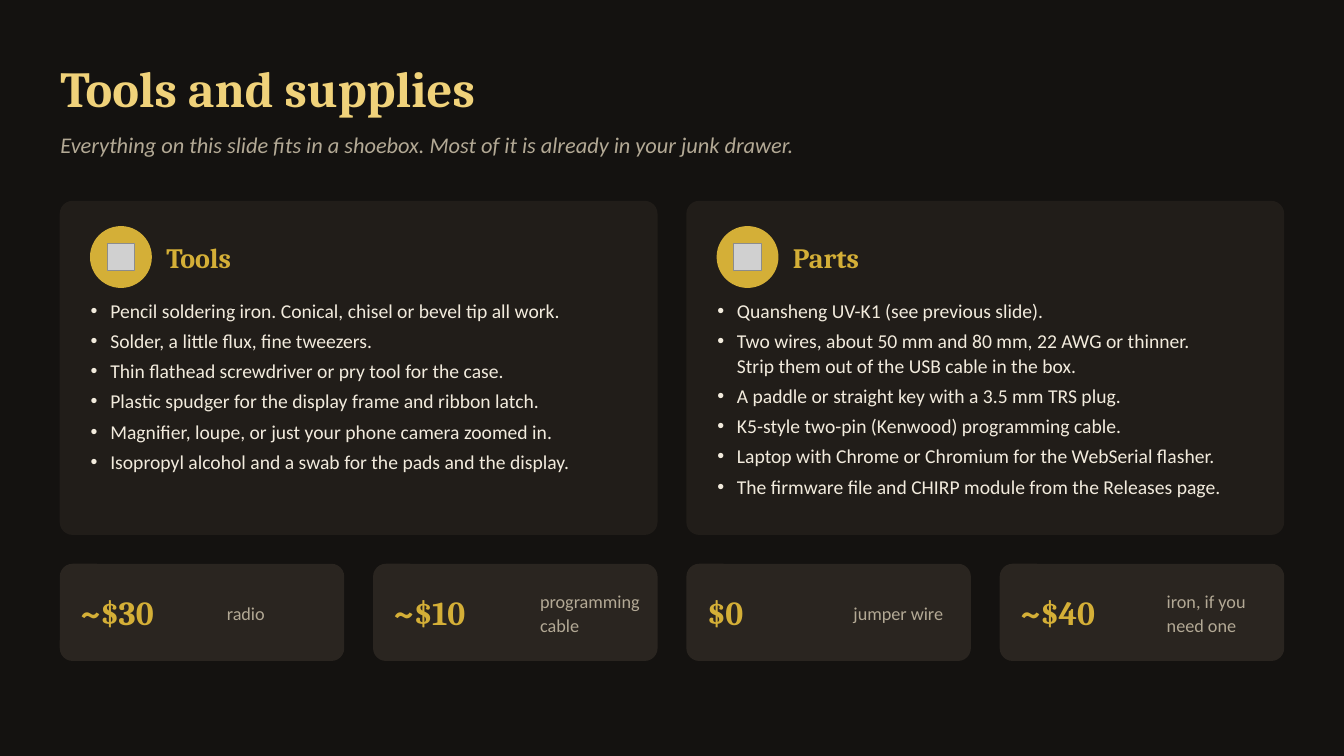
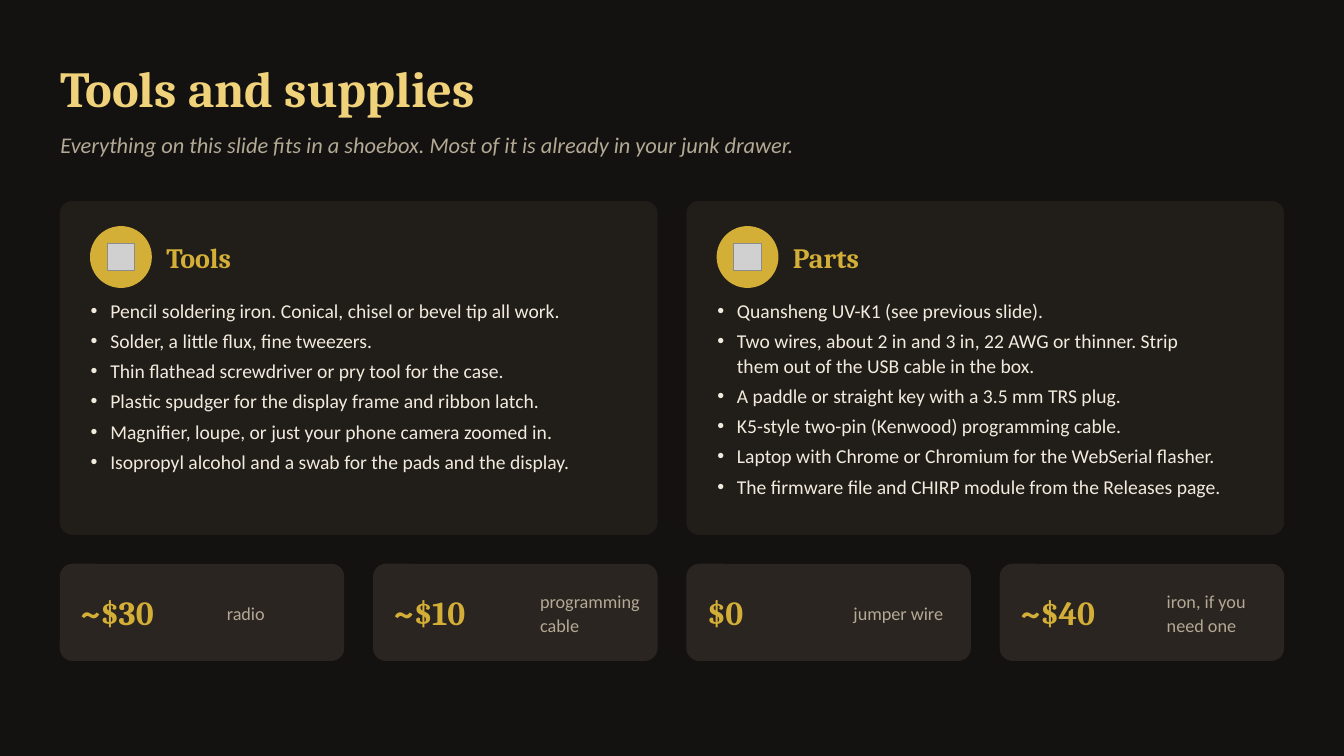
Before and after one commit to jsvana/bkg.club, a slide deck: slide 8 of docs/talks/quansheng-2m-cw/quansheng-2m-cw.pptx. Drawn at 1344x756 pixels with LibreOffice and Linux fonts; fonts in the diff are those of the drawing; grey boxes stand for pictures. Boxes give left, top, right and bottom in pixels: in the first picture for what was removed or moved away, otherwise in the second. Text is boxed around its words. In the diff, an @@ line names an element or a change of style, - is before the commit and + after.

```diff
--- a/docs/talks/quansheng-2m-cw/quansheng-2m-cw.pptx
+++ b/docs/talks/quansheng-2m-cw/quansheng-2m-cw.pptx
@@ text at (737, 334, 1178, 373): text changed @@
-• Two wires, about 50 mm and 80 mm, 22 AWG or thinner. Strip them out of the USB cable in the box.
+• Two wires, about 2 in and 3 in, 22 AWG or thinner. Strip them out of the USB cable in the box.
```
Also in this commit, not shown: 1 other slide changed, 1 other file.
